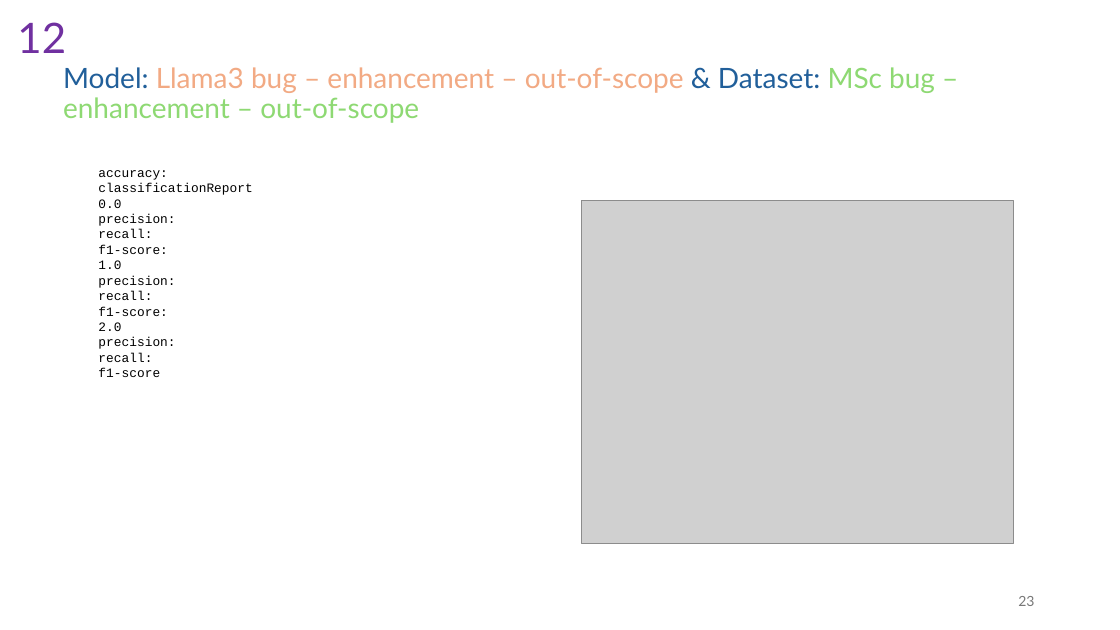
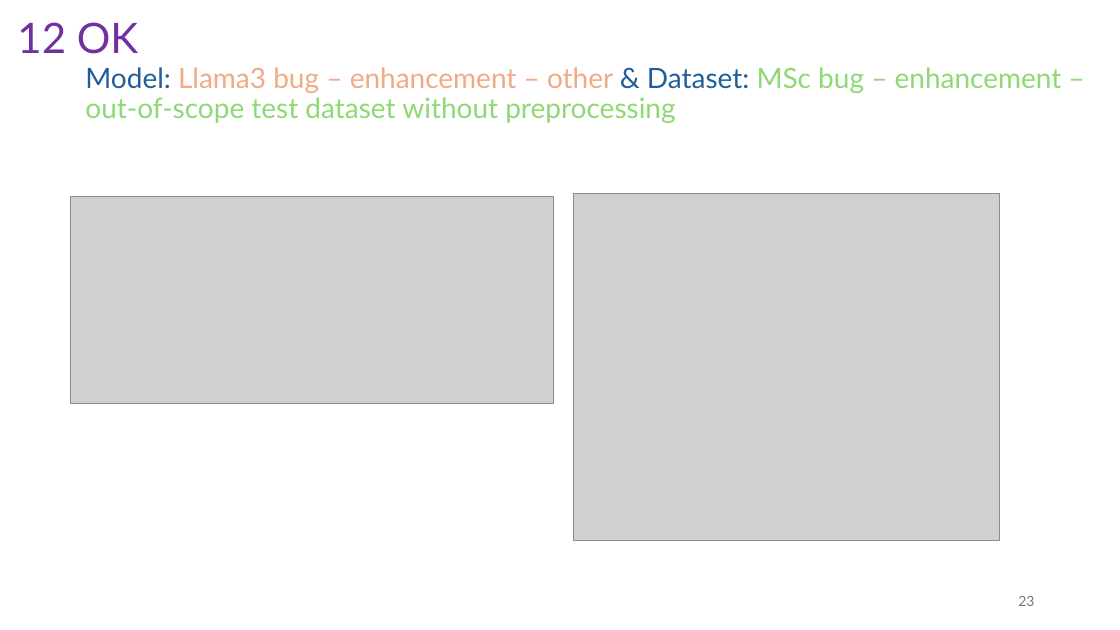
Before and after one commit to isdeniz/results-2406, a slide deck: slide 24 of Summary-2406.pptx. Drawn at 1120x630 pixels with LibreOffice and Linux fonts; fonts in the diff are those of the drawing; grey boxes stand for pictures. Boxes give left, top, right and bottom in pixels: in the first picture for what was removed or moved away, otherwise in the second. Text is boxed around its words. In the diff, an @@ line names an element or a change of style, - is before the commit and + after.

```diff
--- a/Summary-2406.pptx
+++ b/Summary-2406.pptx
@@ text at (x1=17, y1=22, x2=138, y2=54): text changed @@
-12
+12 OK
@@ text at (x1=85, y1=67, x2=1062, y2=123): text changed; text colour #F2AA84 to #8ED973 @@
-Model: Llama3 bug – enhancement – out-of-scope & Dataset: MSc bug – enhancement – out-of-scope
+Model: Llama3 bug – enhancement – other & Dataset: MSc bug – enhancement – out-of-scope test dataset without preprocessing
@@ text removed at (x1=98, y1=170, x2=252, y2=377) @@
-accuracy:
-classificationReport
-0.0
-precision:
-recall:
-f1-score:
-1.0
-precision:
-recall:
-f1-score:
-2.0
-precision:
-recall:
-f1-score
@@ picture added at (x1=71, y1=197, x2=554, y2=403) @@
@@ picture resized from (x1=581, y1=201, x2=1013, y2=544) to (x1=574, y1=193, x2=1000, y2=540) @@
```
Also in this commit, not shown: 11 other slides changed, 3 slides added.
